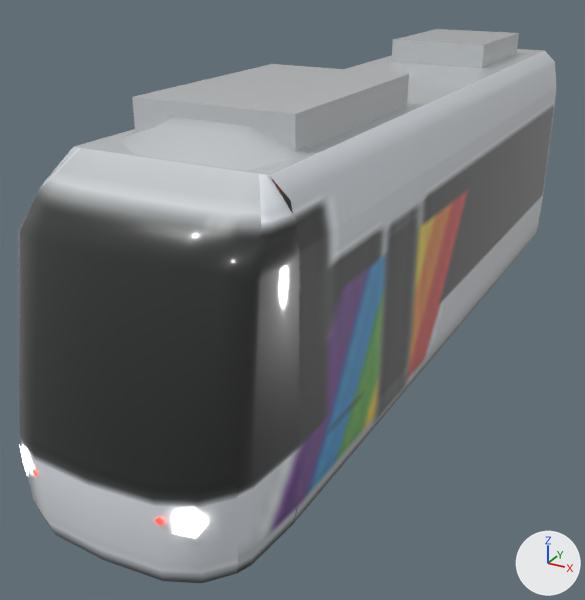
One commit to the glTF model tram_parts/extremites/cts403ng/end_b_lod3.glb: the scene before it, then after it.
Rendered twice from a 50 mm camera at (3.84, -8.67, 4.83) aimed at (-0.47, -0.83, 0.91). Arrows for +X, +Y and +Z are at lower right; the lights stay in place. The first picture is the older version. Where no turn or scale is listed for an object, it has been applied to the vertices. Vertices at exactly the same position are counted once.

Names of what the first picture shows: 'em_head_B', 'module_06' and 1 more.
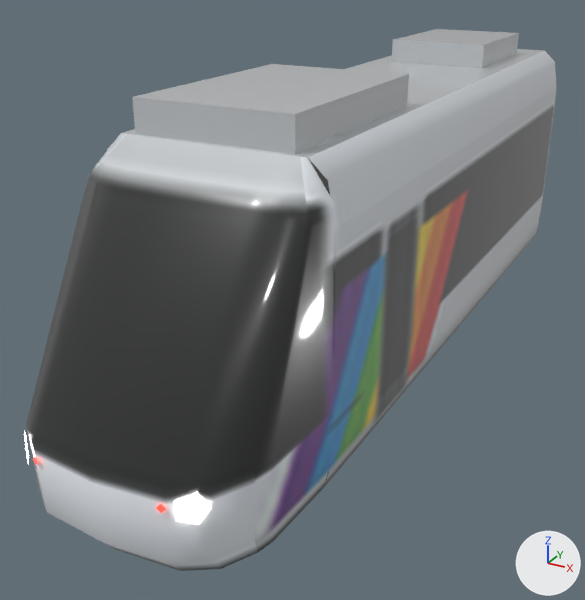
Changed parts and their boxes (x1, y1, x2, y2) in the pictures (585 x 600 px; the box of a moved part takes in the faces that stretch with it):
'module_06', reshaped
    before: (18, 29, 556, 583)
    after: (26, 29, 556, 571)
'em_head_B', mesh rescaled
    before: (19, 444, 209, 538)
    after: (24, 432, 212, 525)
part 1 of me_module_06, moved or reshaped
    before: (117, 117, 313, 171)
    after: (184, 133, 345, 154)
part 2 of me_module_06, moved or reshaped
    before: (20, 49, 544, 583)
    after: (26, 49, 544, 571)

The edits, one by one:
me_module_06 is used by ob_module_06; location (0.0, 0.0, 0.0).
me_module_06 had 127 vertices, 189 faces and spanned x -1.19..1.19, y -4.93..4.81, z 0.25..3.62.
me_module_06 now has 127 vertices, 189 faces and spans x -1.19..1.19, y -4.89..4.81, z 0.25..3.62.
me_module_06 part 1: the loose piece of 16 vertices spanning x -0.9..0.9, y -3.73..-2.53, z 3.29..3.52 is moved by (0.0, 0.6, 0.0).
Part 2, on me_module_06:
17 vertices in x -1.19..1.19, y -3.73, z 0.25..3.3 move by (0.0, 0.6, 0.0).
60 vertices move from x -1.19..1.19, y -4.93..-3.73, z 0.25..3.3 to x -1.19..1.19, y -4.89..-3.13, z 0.25..3.3.
me_em_head_b is used by ob_em_head_b; location (0.0, -4.93, 0.9).
me_em_head_b had 12 vertices, 10 faces and spanned x -0.94..0.96, y 0.06..0.22, z -0.14..0.14.
me_em_head_b now has 12 vertices, 10 faces and spans x -0.93..0.95, y 0.09..0.27, z -0.04..0.24.
me_em_head_b part 3: the whole mesh is scaled about its middle by (1, 1.16, -0.998), then moved by (0.0, 0.04, 0.1).
